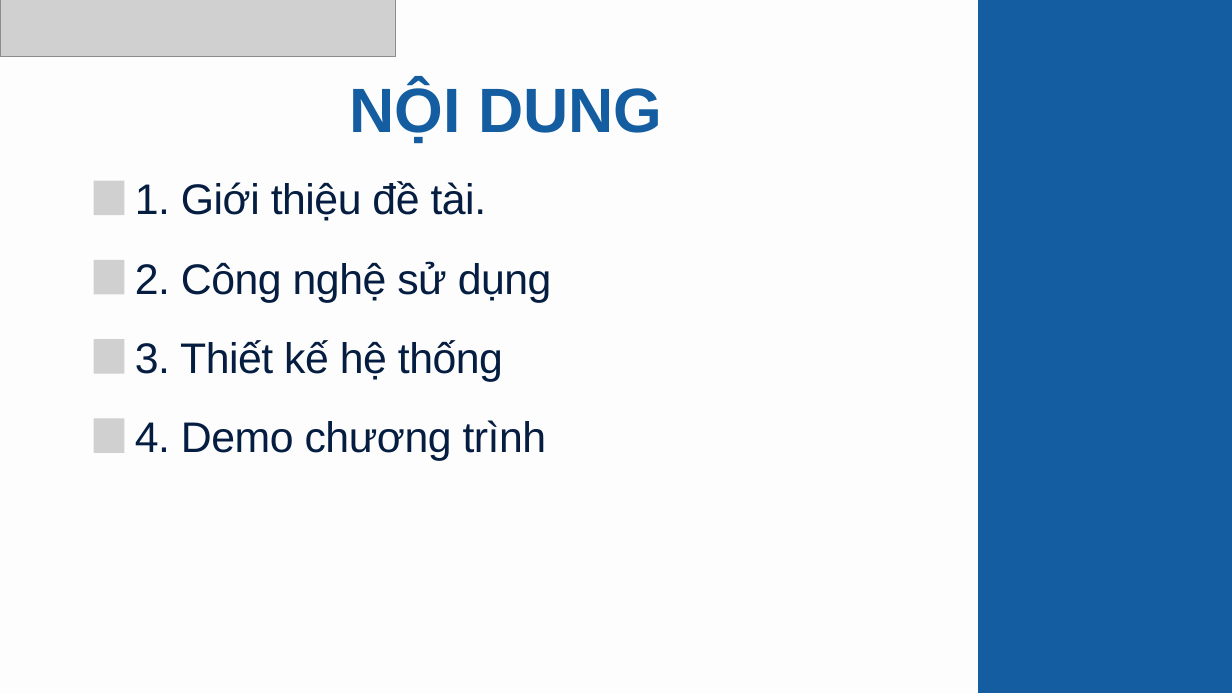
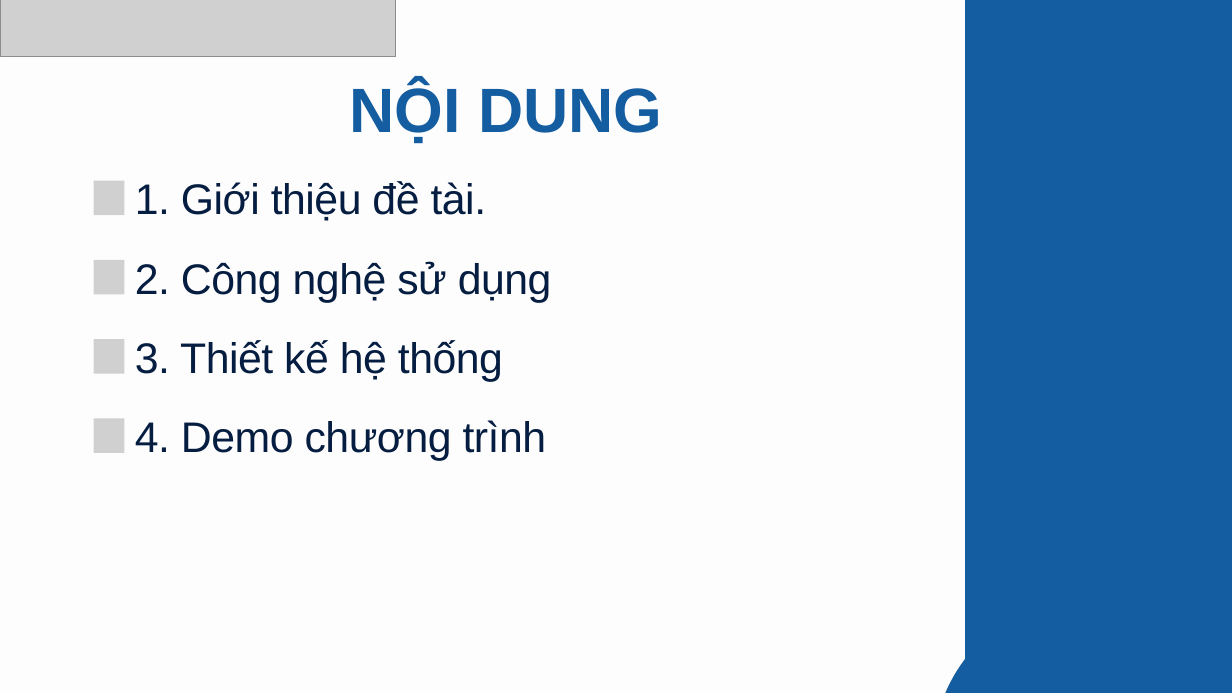
Before and after one commit to TrDHuy21/DoAn, a slide deck: slide 2 of ppt_bao_ve.pptx. Drawn at 1232x693 pixels with LibreOffice and Linux fonts; fonts in the diff are those of the drawing; grey boxes stand for pictures. Boxes give left, top, right and bottom in pixels: in the first picture for what was removed or moved away, otherwise in the second. Text is boxed around its words. In the diff, an @@ line names an element or a change of style, - is before the commit and + after.

```diff
--- a/ppt_bao_ve.pptx
+++ b/ppt_bao_ve.pptx
@@ freeform shape: place and size @@
-freeform shape at (978, 0, 1232, 693)
+freeform shape at (965, 0, 1232, 693)
@@ freeform shape: place and size @@
-freeform shape at (1167, 455, 1232, 693)
+freeform shape at (965, 629, 1217, 693)
```
Also in this commit, not shown: 8 other slides changed, 4 slides added, 25 other files.
